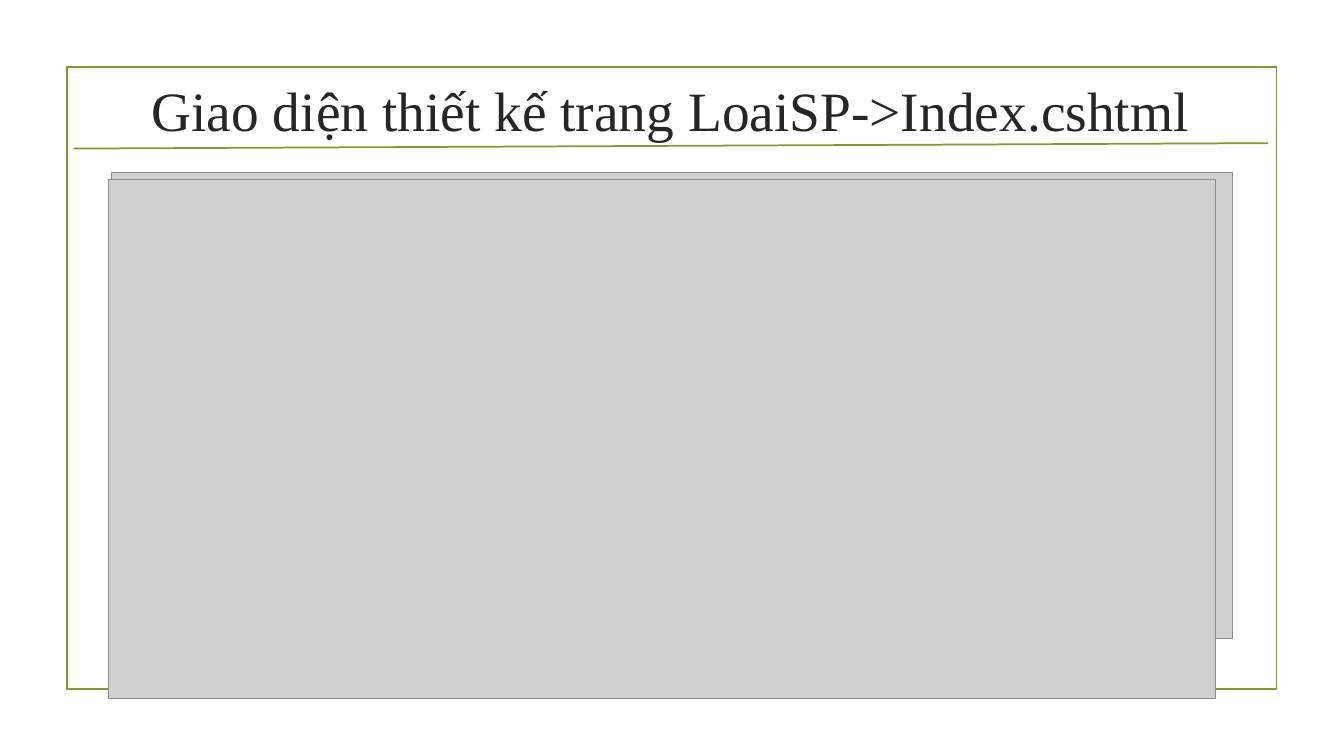
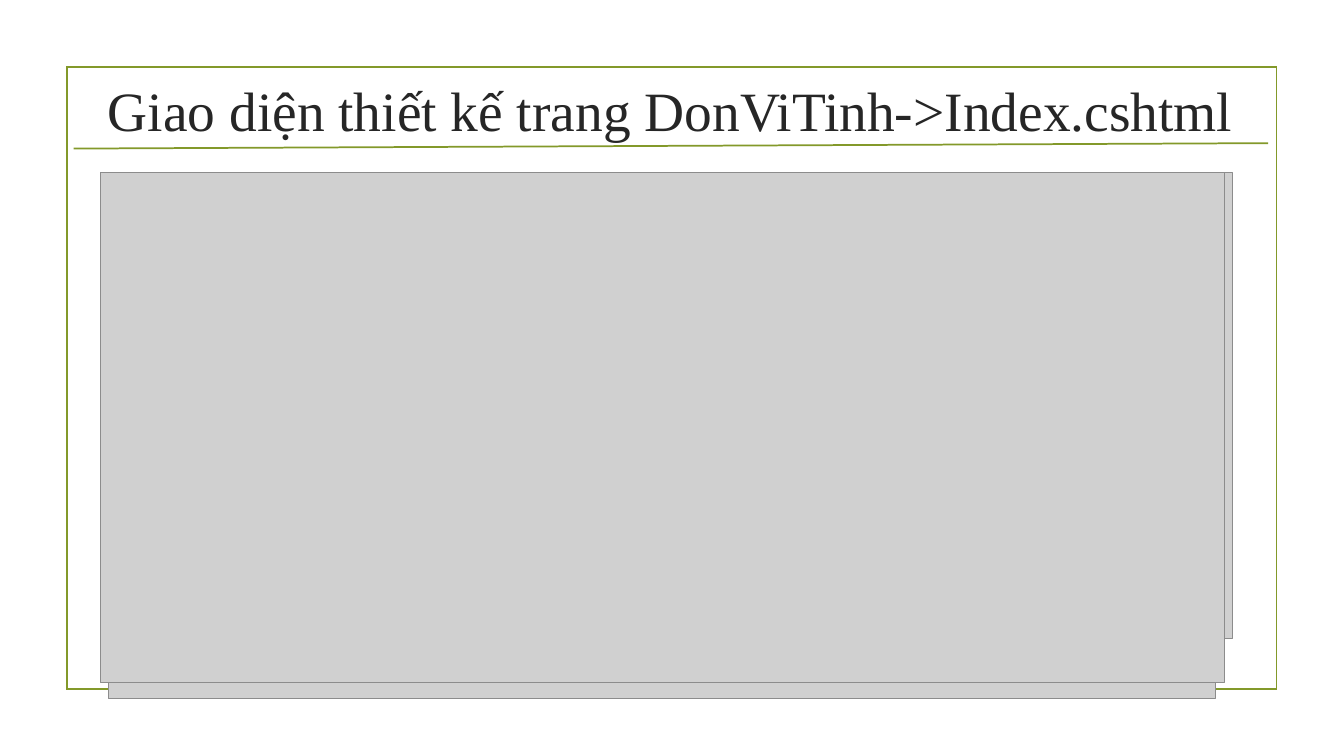
Before and after one commit to lehaiphat2006/PhatLeHai66132735, a slide deck: slide 29 of Data/pp.báo cáo.pptx. Drawn at 1344x756 pixels with LibreOffice and Linux fonts; fonts in the diff are those of the drawing; grey boxes stand for pictures; background and template pictures are left out. Boxes give left, top, right and bottom in pixels: in the first picture for what was removed or moved away, otherwise in the second. Text is boxed around its words. In the diff, an @@ line names an element or a change of style, - is before the commit and + after.

```diff
--- a/Data/pp.báo cáo.pptx
+++ b/Data/pp.báo cáo.pptx
@@ title at [108, 91, 1233, 141]: text changed @@
-Giao diện thiết kế trang LoaiSP->Index.cshtml
+Giao diện thiết kế trang DonViTinh->Index.cshtml
@@ picture added at [101, 172, 1225, 683] @@
```
Also in this commit, not shown: 5 slides added, 31 other files.
